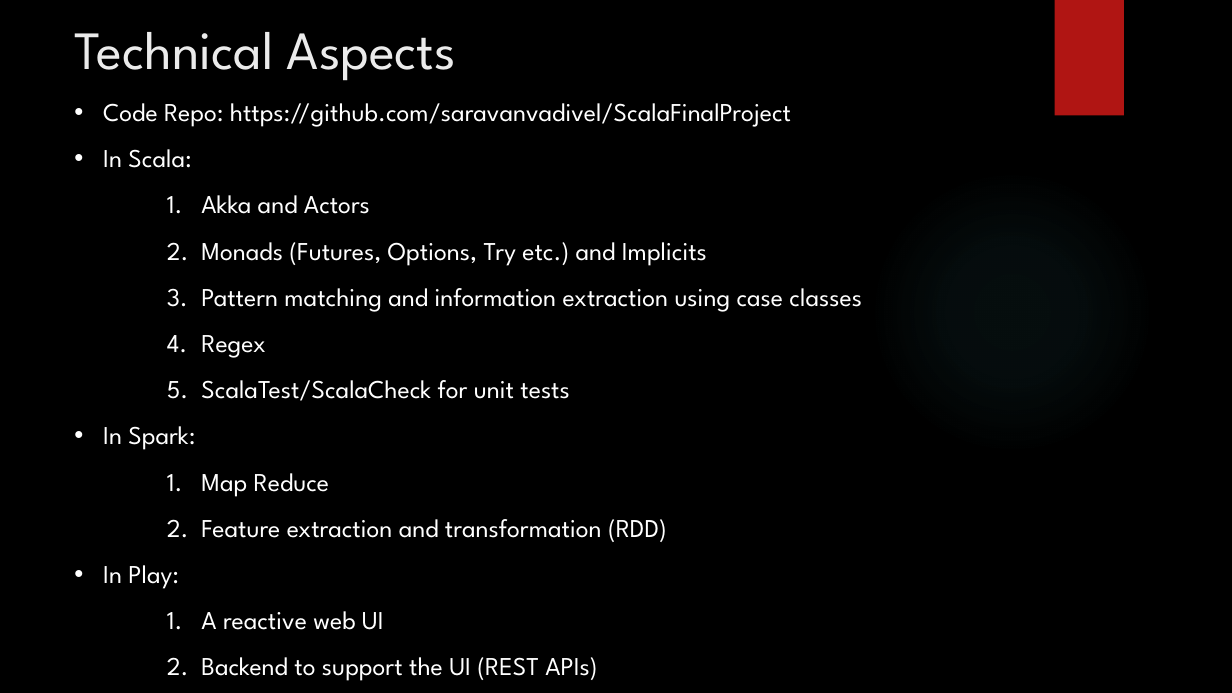
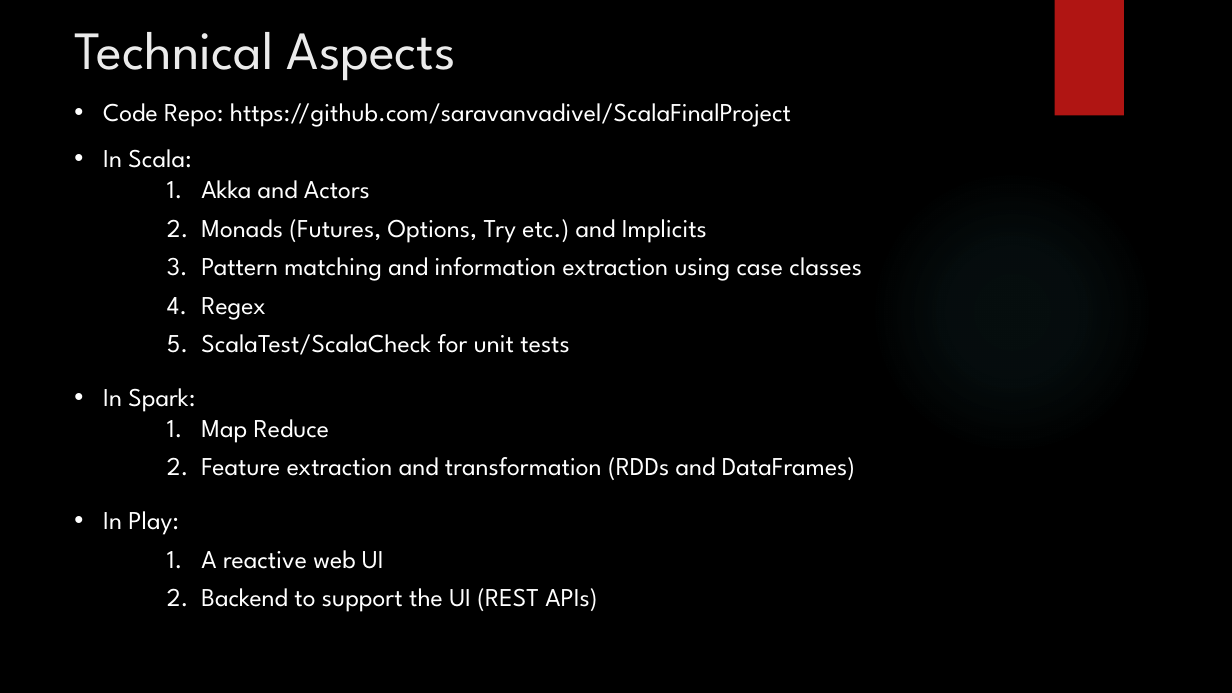
Before and after one commit to yingy4/ScalaFinalProject, a slide deck: slide 6 of Scala_Final_Project.pptx. Drawn at 1232x693 pixels with LibreOffice and Linux fonts; fonts in the diff are those of the drawing; background and template pictures are left out. Boxes give left, top, right and bottom in pixels: in the first picture for what was removed or moved away, otherwise in the second. Text is boxed around its words. In the diff, an @@ line names an element or a change of style, - is before the commit and + after.

```diff
--- a/Scala_Final_Project.pptx
+++ b/Scala_Final_Project.pptx
@@ text at box(201, 180, 862, 612): line spacing 1.5 to 1; more space between paragraphs @@
@@ text at box(201, 457, 855, 480): text changed @@
-    2. Feature extraction and transformation (RDD)
+    2. Feature extraction and transformation (RDDs and DataFrames)
```
Also in this commit, not shown: 3 other slides changed, 1 slide added, 1 slide removed.
